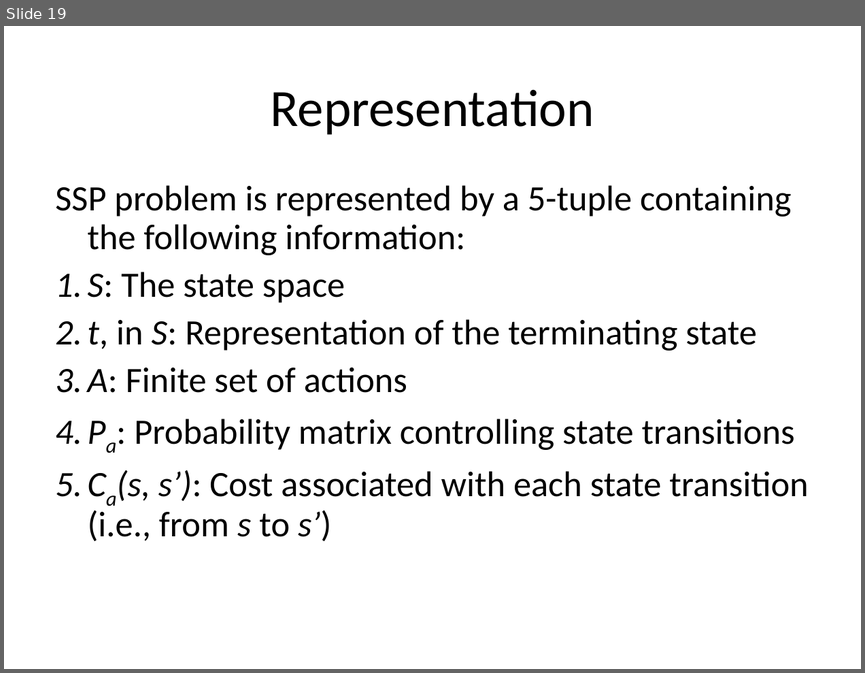
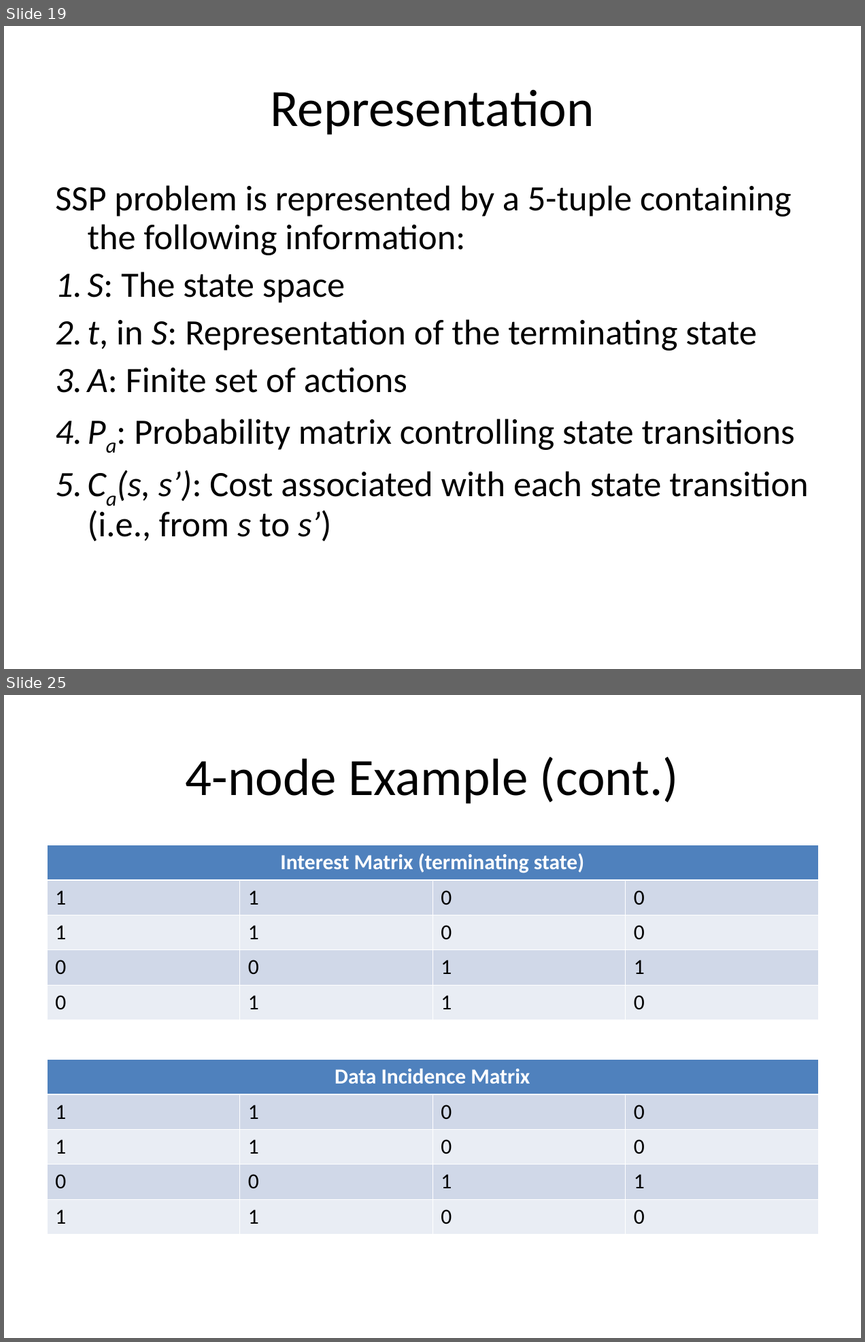
Before and after one commit to mazzas/School, a slide deck: SE4960/Journal Club/Minimum Latency Data Diffusion in Intermittently Connected Mobile.ppt. Shown one above the other, each under a label of ours: slide 19 before the commit, slides 19 and 25 after it; the slides between them are not shown. The pictures are 865x673 and 865x1342 pixels, drawn with LibreOffice and Linux fonts; fonts in the diff are those of the drawing. Boxes give left, top, right and bottom in pixels: in the first picture for what was removed or moved away, otherwise in the second. Text is boxed around its words. In the diff, an @@ line names an element or a change of style, - is before the commit and + after.

```diff
--- a/SE4960/Journal Club/Minimum Latency Data Diffusion in Intermittently Connected Mobile.ppt
+++ b/SE4960/Journal Club/Minimum Latency Data Diffusion in Intermittently Connected Mobile.ppt
@@ slide 25 added at (4, 695, 861, 1338), background #FFFFFF @@
@@ title added at (186, 757, 679, 804), 44 pt, text #000000 @@
+4-node Example (cont.)
@@ table added at (47, 845, 818, 1019), 5 rows, 4 columns @@
+Interest Matrix (terminating state) |  |  | 
+1 | 1 | 0 | 0
+1 | 1 | 0 | 0
+0 | 0 | 1 | 1
+0 | 1 | 1 | 0
@@ table added at (47, 1059, 818, 1233), 5 rows, 4 columns @@
+Data Incidence Matrix |  |  | 
+1 | 1 | 0 | 0
+1 | 1 | 0 | 0
+0 | 0 | 1 | 1
+1 | 1 | 0 | 0
```
Also in this commit, not shown: 7 other slides added, 5 slides removed.
